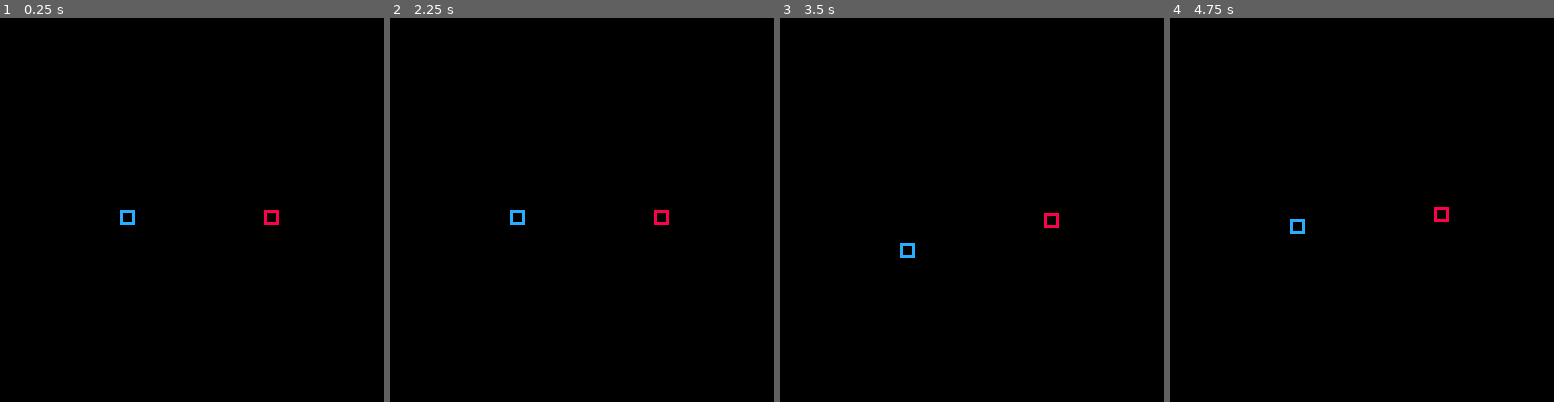
Above: before the commit, frames 1-4 (left to right).
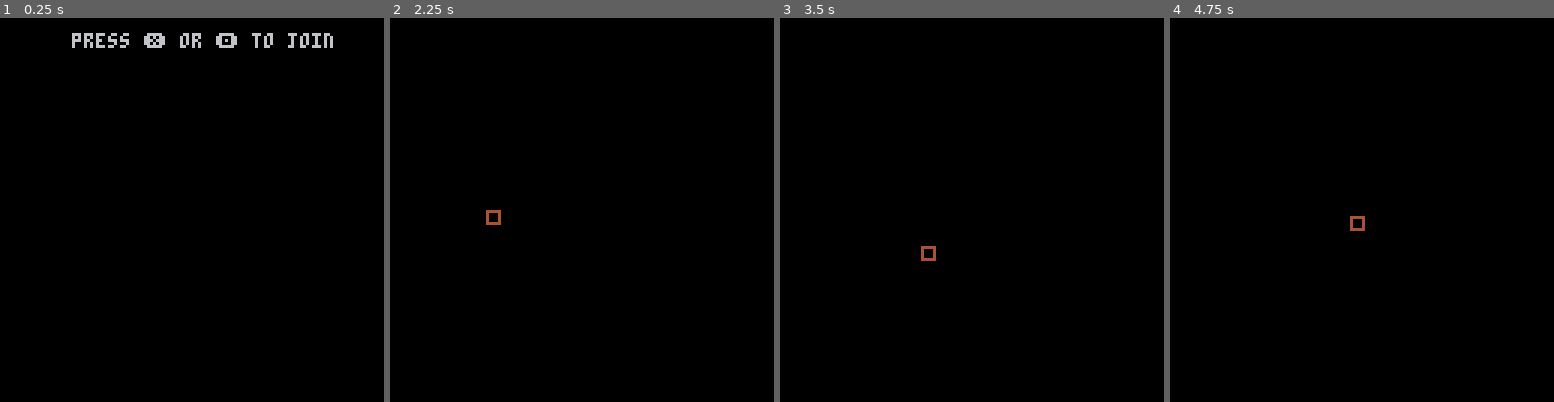
Above: after the commit, the same moments.

Repository: JRJurman/pico-socket
Game: PICO-8 cartridge sample/sample.p8
Two runs of this game, one before a commit and one after it. Both use one fixed random seed, a clock stepped at 60 frames per second and the inputs below.
Inputs:
- Up to frame 1 (0.25 s): no input
- Up to frame 2 (2.25 s): tap O (Z key) at 0.33, 0.7, 1.43, 2.22 s; tap X (X key) at 1.07, 2.07 s; hold Left from 1.97 s (still down)
- Up to frame 3 (3.5 s): release Left at 2.37 s; tap X (X key) every 0.33 s from 2.4 to 3.4 s; hold Down 2.42-2.82 s; hold Right from 2.87 s (still down); tap O (Z key) at 3.1 s
- Up to frame 4 (4.75 s): release Right at 3.53 s; hold Up 3.58-4.08 s; tap X (X key) every 0.33 s from 3.73 to 4.73 s; tap O (Z key) at 3.98 s; hold Right 4.13-4.53 s; hold Down from 4.58 s (still down)

The runs differ from the first frame. In frame 1, 1.3% of the frame differs, in the area x 18-87%, y 3-54%; in frame 2, 0.3%; in frame 3, 0.3%; in frame 4, 0.3%.

Commit message:
Version 2.0.0
Still need to do more work, but so far
- new binary
- move library functions
- unit tests
- integration tests (WIP)
- updated sample code (WIP)
- updated README

Diff:
--- a/sample/sample.p8
+++ b/sample/sample.p8
@@ -1,37 +1,89 @@
 pico-8 cartridge // http://www.pico-8.com
 version 38
 __lua__
-room_id_addr = 0x5f80 -- index 0
-player_id_addr = 0x5f81 -- index 1
-player_0_y_addr = 0x5f82 -- index 2
-player_1_y_addr = 0x5f83 -- index 3
+-- sample game for pico-socket
+
+-- initial gpio pin setup
+room_id_pin = 0x5f80
+player_id_pin = 0x5f81
+player_pins = {
+ -- player 1 - joined | x | y
+ {0x5f82, 0x5f83, 0x5f84},
+ -- player 2 - joined | x | y
+ {0x5f85, 0x5f86, 0x5f87},
+}
 
 function _init()
-	poke(room_id_addr, 0) -- hard code to 0
-	poke(player_id_addr, 0) -- start as player 0
-	poke(player_0_y_addr, 64)
-	poke(player_1_y_addr, 64)
+ -- hard code room to 0
+ poke(room_id_pin, 0)
+
+ -- start as player 0 (waiting)
+ poke(player_id_pin, 0)
+
+ -- wipe all initial pins
+ -- (sometimes this state can
+ -- inadvertantly persist)
+ for pin=0x5f82, 0x5f87 do
+ 	poke(pin, 0)
+ end
 end
 
 function _update()
- player_addr = 0
-	if (peek(player_id_addr) == 0) player_addr = player_0_y_addr
-	if (peek(player_id_addr) == 1) player_addr = player_1_y_addr
-
-	-- move up and down
-  cur_y = peek(player_addr)
-  if (btn(⬆️)) poke(player_addr, cur_y-1)
-  if (btn(⬇️)) poke(player_addr, cur_y+1)
-
-	-- swap player id
-	if (btnp(❎)) poke(player_id_addr, 0)
-	if (btnp(🅾️)) poke(player_id_addr, 1)
+ spectating = peek(player_id_pin) == 0
+ can_join_as_1 = peek(player_pins[1][1]) == 0
+ can_join_as_2 = peek(player_pins[2][1]) == 0
+
+ -- you have to press a button
+ -- to join (if we can)
+ can_join = can_join_as_1 or can_join_as_2
+ if (can_join and spectating) then
+  if (btnp(❎) or btnp(🅾️)) then
+  	if (can_join_as_1) then
+  	 poke(player_id_pin, 1)
+  	 poke(player_pins[1][1], 1)
+  	 poke(player_pins[1][2], 40)
+  	 poke(player_pins[1][3], 64)
+   elseif (can_join_as_2) then
+    poke(player_id_pin, 2)
+    poke(player_pins[2][1], 1)
+    poke(player_pins[2][2], 80)
+  	 poke(player_pins[2][3], 64)
+   end
+  end
+ end
+
+ if (spectating) then
+  return
+ end
+
+ if (peek(player_id_pin) > 0) then
+  x_pin = player_pins[peek(player_id_pin)][2]
+  if (btn(⬅️)) poke(x_pin, peek(x_pin)-1)
+  if (btn(➡️)) poke(x_pin, peek(x_pin)+1)
+
+  y_pin = player_pins[peek(player_id_pin)][3]
+  if (btn(⬆️)) poke(y_pin, peek(y_pin)-1)
+  if (btn(⬇️)) poke(y_pin, peek(y_pin)+1)
+ end
 end
 
 function _draw()
-  cls()
-	rect(40, peek(player_0_y_addr), 44, peek(player_0_y_addr)+4, 12)
-	rect(88, peek(player_1_y_addr), 92, peek(player_1_y_addr)+4, 8)
+ cls()
+ for i, p in ipairs(player_pins) do
+  if (peek(p[1]) == 1) then
+  	rect(
+    peek(p[2]), peek(p[3]),
+    peek(p[2])+4, peek(p[3])+4,
+    4*i
+   )
+  end
+ end
+
+ if (spectating and can_join) then
+ 	print("press ❎ or 🅾️ to join", 24, 5)
+ elseif (spectating and not can_join) then
+ 	print("spectating", 24, 5)
+ end
 end
 __gfx__
 00000000000000000000000000000000000000000000000000000000000000000000000000000000000000000000000000000000000000000000000000000000
Not shown, changed: .gitignore
Not shown, changed: README.md
Not shown, added: bin/createPackageJson.js
Not shown, added: bin/createPackageJson.test.js
Not shown, added: bin/index.js
Not shown, added: bin/loadGameHTMLFile.js
Not shown, added: bin/loadGameHTMLFile.test.js
Not shown, added: bin/loadPicoSocketConfig.js
Not shown, added: bin/loadPicoSocketConfig.test.js
Not shown, added: bin/pico-socket.js
Not shown, removed: index.js
Not shown, added: integration-tests/sanity-test.integration.js
(and 11 more such lines)
